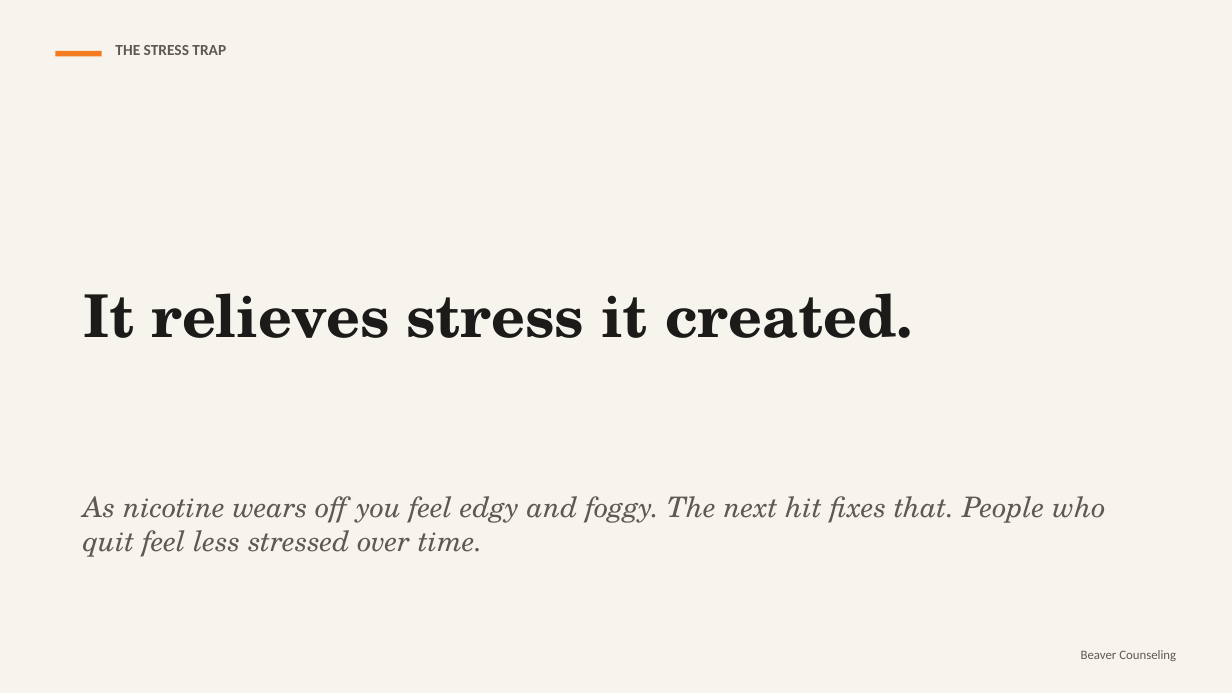
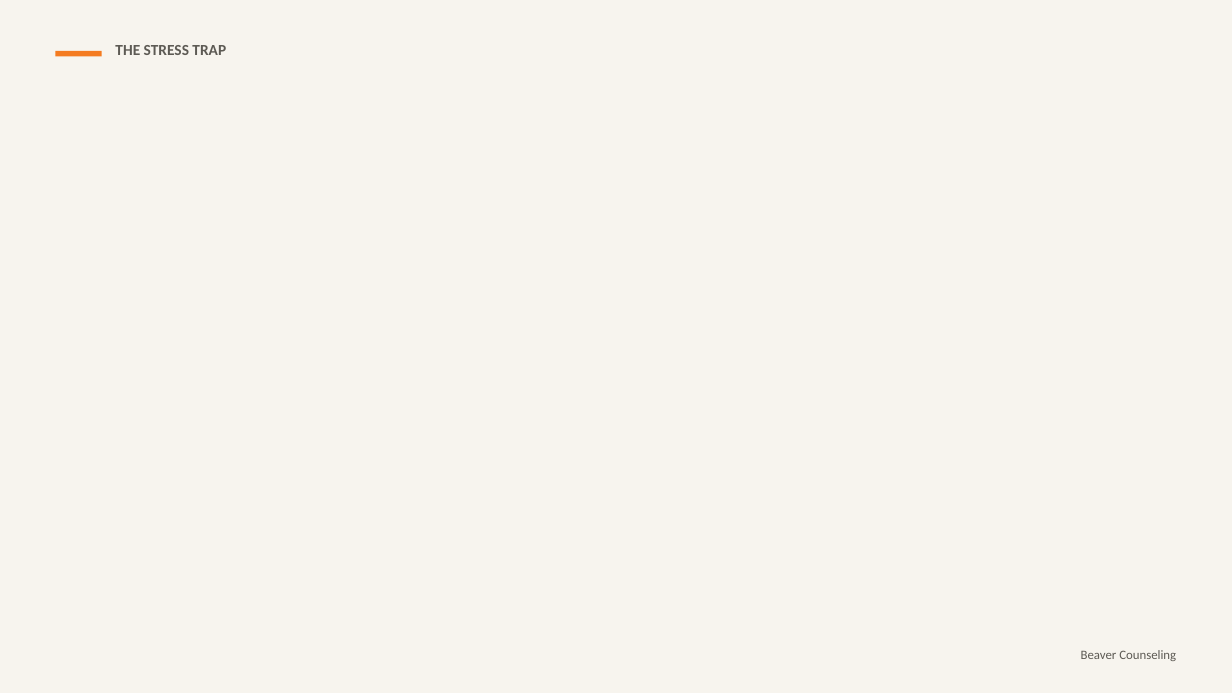
Before and after one commit to rmwtoolkit/bcds-toolkit, a slide deck: slide 10 of decks/vaping-and-your-brain-lesson-v2.pptx (slide 7 before the commit). Drawn at 1232x693 pixels with LibreOffice and Linux fonts; fonts in the diff are those of the drawing; background and template pictures are left out. Boxes give left, top, right and bottom in pixels: in the first picture for what was removed or moved away, otherwise in the second. Text is boxed around its words. In the diff, an @@ line names an element or a change of style, - is before the commit and + after.

```diff
--- a/decks/vaping-and-your-brain-lesson-v2.pptx
+++ b/decks/vaping-and-your-brain-lesson-v2.pptx
@@ text removed at (x1=83, y1=293, x2=913, y2=338) @@
-It relieves stress it created.
@@ text removed at (x1=83, y1=496, x2=1106, y2=557) @@
-As nicotine wears off you feel edgy and foggy. The next hit fixes that. People who quit feel less stressed over time.
```
Also in this commit, not shown: 10 other slides changed, 8 slides added, 2 slides removed, 5 other files.
